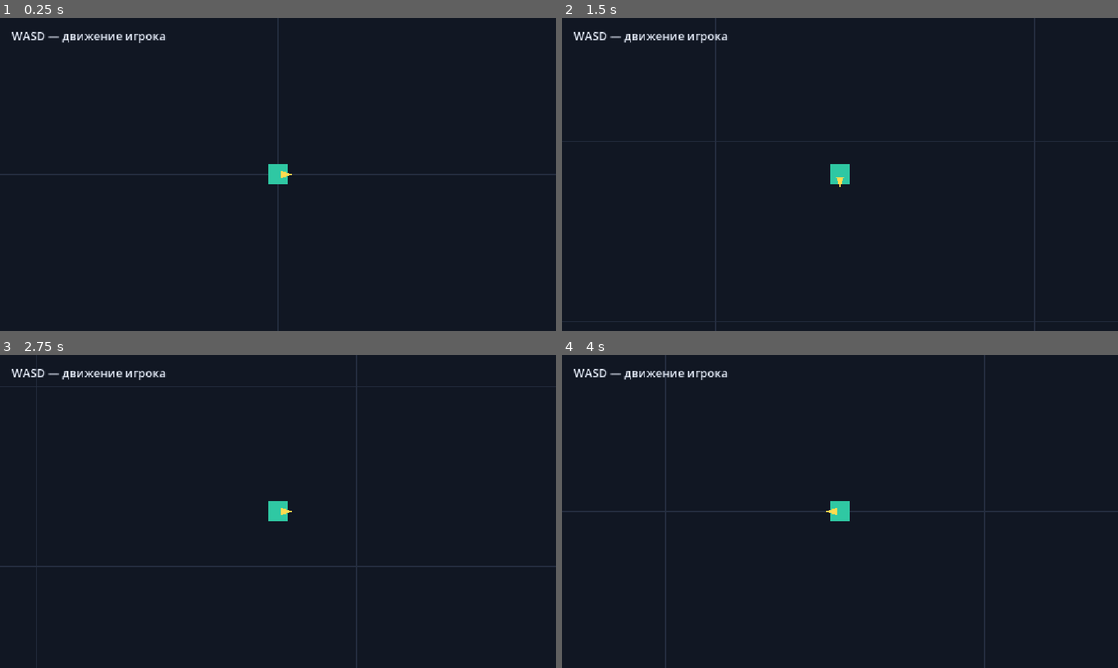
Above: before the commit, frames 1-4 (two rows, left to right).
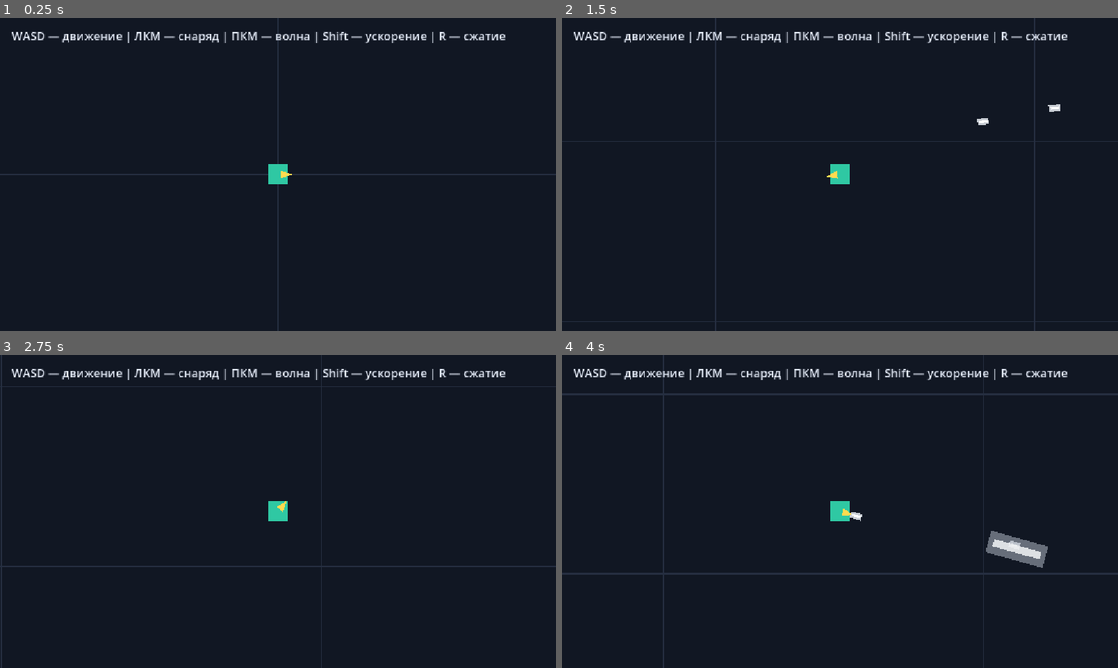
Above: after the commit, the same moments.

Repository: JLichiNus/Nelvar
Game: Godot game, scene res://test_world.tscn
Same seed, same stepped clock (60 frames per second), same inputs: the game is played once before the commit and once after it.
Inputs (mouse positions are in pixels of both pictures, inside the frame that each line leads up to):
- Up to frame 1 (0.25 s): no input
- Up to frame 2 (1.5 s): tap Enter at 0.5 s; move the mouse to (962, 158) at 0.52 s; press the mouse at (962, 158) at 0.53 s; hold D (move_right) 0.53-1.28 s; right-click (962, 158) at 0.8 s; move the mouse to (728, 190) at 1.27 s; release the mouse at (728, 190) at 1.28 s; hold S (move_down) from 1.28 s (still down); right-click (728, 190) at 1.35 s
- Up to frame 3 (2.75 s): tap R (special_compression, bound only after the commit) at 1.55, 2.1 s; move the mouse to (333, 442) at 2.02 s; release S (move_down) at 2.03 s; hold D (move_right) from 2.03 s (still down); tap Shift (speed_boost, bound only after the commit) at 2.3 s
- Up to frame 4 (4 s): tap Space at 2.75 s; move the mouse to (812, 574) at 2.77 s; release D (move_right) at 2.78 s; hold W (move_up) 2.78-3.53 s; tap Shift (speed_boost, bound only after the commit) at 2.85 s; click (812, 574) at 3.05 s; move the mouse to (1006, 558) at 3.52 s; press the mouse at (1006, 558) at 3.53 s; hold A (move_left) from 3.53 s (still down); right-click (1006, 558) at 3.8 s

The runs differ from the first frame. In frame 1, 0.9% of the frame differs, in the area x 22-91%, y 4-8%; in frame 2, 1.0%; in frame 3, 1.7%; in frame 4, 4.3%, in the area x 0-100%, y 0-100%.

Commit message:
raw attacks added

Diff:
--- /dev/null
+++ b/attacks/wind_compression/wind_compression.gd
@@ -0,0 +1,37 @@
+extends Node2D
+
+
+@export var wave_scene: PackedScene
+@export var side_offset: float = 180.0
+@export var duration: float = 0.65
+@export var fade_duration: float = 0.20
+
+
+func start_at(effect_point: Vector2, facing_direction: Vector2) -> void:
+	global_position = effect_point
+	if wave_scene == null:
+		push_warning("Не назначена сцена волны для R-сжатия.")
+		queue_free()
+		return
+
+	var facing := facing_direction.normalized()
+	if facing == Vector2.ZERO:
+		facing = Vector2.RIGHT
+	var perpendicular := facing.orthogonal()
+	for side: float in [-1.0, 1.0]:
+		var wave = wave_scene.instantiate()
+		get_parent().add_child(wave)
+		wave.set("travel_distance", side_offset)
+		wave.set("duration", duration)
+		wave.set("fade_duration", fade_duration)
+		var origin := effect_point + perpendicular * side_offset * side
+		wave.call("launch", origin, -perpendicular * side, false)
+
+	get_tree().create_timer(duration + 0.05).timeout.connect(queue_free)
+
+
+func start_compression(target: Node2D) -> void:
+	if not is_instance_valid(target):
+		queue_free()
+		return
+	start_at(target.global_position, Vector2.RIGHT)
--- /dev/null
+++ b/attacks/wind_compression/wind_compression.tscn
@@ -0,0 +1,8 @@
+[gd_scene load_steps=3 format=3]
+
+[ext_resource type="Script" path="res://attacks/wind_compression/wind_compression.gd" id="1_script"]
+[ext_resource type="PackedScene" path="res://attacks/wind_wave/wind_wave.tscn" id="2_wave"]
+
+[node name="WindCompression" type="Node2D"]
+script = ExtResource("1_script")
+wave_scene = ExtResource("2_wave")
--- /dev/null
+++ b/attacks/wind_projectile/wind_projectile.gd
@@ -0,0 +1,47 @@
+extends Area2D
+
+
+@export var speed: float = 900.0
+@export var damage: float = 5.0
+@export var lifetime: float = 2.5
+
+var direction := Vector2.RIGHT
+
+@onready var lifetime_timer: Timer = $Lifetime
+
+
+func _ready() -> void:
+	body_entered.connect(_on_body_entered)
+	area_entered.connect(_on_area_entered)
+	lifetime_timer.timeout.connect(queue_free)
+	lifetime_timer.start(lifetime)
+
+
+func launch(origin: Vector2, launch_direction: Vector2) -> void:
+	global_position = origin
+	if launch_direction.length_squared() > 0.0001:
+		direction = launch_direction.normalized()
+	rotation = direction.angle()
+
+
+func _physics_process(delta: float) -> void:
+	global_position += direction * speed * delta
+
+
+func _on_body_entered(body: Node) -> void:
+	_hit(body)
+
+
+func _on_area_entered(area: Area2D) -> void:
+	_hit(area)
+
+
+func _hit(target: Node) -> void:
+	var collision_object := target as CollisionObject2D
+	if (
+		collision_object != null
+		and collision_object.collision_layer & 8 != 0
+		and target.has_method("take_damage")
+	):
+		target.call("take_damage", damage)
+	queue_free()
--- /dev/null
+++ b/attacks/wind_projectile/wind_projectile.tscn
@@ -0,0 +1,27 @@
+[gd_scene load_steps=3 format=3]
+
+[ext_resource type="Script" path="res://attacks/wind_projectile/wind_projectile.gd" id="1_script"]
+
+[sub_resource type="RectangleShape2D" id="RectangleShape2D_projectile"]
+size = Vector2(20, 12)
+
+[node name="WindProjectile" type="Area2D"]
+collision_layer = 4
+collision_mask = 9
+monitoring = true
+monitorable = false
+script = ExtResource("1_script")
+
+[node name="Visual" type="Polygon2D" parent="."]
+polygon = PackedVector2Array(-10, -6, 10, -6, 10, 6, -10, 6)
+color = Color(0.85098, 0.870588, 0.898039, 0.92)
+
+[node name="Highlight" type="Polygon2D" parent="."]
+polygon = PackedVector2Array(-7, -2, 9, -2, 9, 2, -7, 2)
+color = Color(1, 1, 1, 1)
+
+[node name="CollisionShape2D" type="CollisionShape2D" parent="."]
+shape = SubResource("RectangleShape2D_projectile")
+
+[node name="Lifetime" type="Timer" parent="."]
+one_shot = true
--- /dev/null
+++ b/attacks/wind_wave/wind_wave.gd
@@ -0,0 +1,69 @@
+extends Area2D
+
+
+@export var travel_distance: float = 360.0
+@export var duration: float = 0.55
+@export var fade_duration: float = 0.20
+@export var start_size := Vector2(70.0, 24.0)
+@export var end_size := Vector2(180.0, 72.0)
+@export var damage: float = 8.0
+@export var knockback_force: float = 550.0
+
+var direction := Vector2.RIGHT
+var _hit_targets: Dictionary = {}
+
+
+func _ready() -> void:
+	body_entered.connect(_on_body_entered)
+	area_entered.connect(_on_area_entered)
+
+
+func launch(
+	origin: Vector2,
+	launch_direction: Vector2,
+	collision_enabled: bool = true
+) -> void:
+	global_position = origin
+	if launch_direction.length_squared() > 0.0001:
+		direction = launch_direction.normalized()
+	rotation = direction.angle()
+	monitoring = collision_enabled
+	monitorable = collision_enabled
+
+	var tween := create_tween().set_parallel(true)
+	tween.tween_property(
+		self,
+		"global_position",
+		origin + direction * travel_distance,
+		duration
+	).set_trans(Tween.TRANS_QUAD).set_ease(Tween.EASE_OUT)
+	tween.tween_property(self, "scale", end_size / start_size, duration)
+	tween.tween_property(
+		self,
+		"modulate:a",
+		0.0,
+		minf(fade_duration, duration)
+	).set_delay(maxf(duration - fade_duration, 0.0))
+	tween.chain().tween_callback(queue_free)
+
+
+func _on_body_entered(body: Node) -> void:
+	_hit(body)
+
+
+func _on_area_entered(area: Area2D) -> void:
+	_hit(area)
+
+
+func _hit(target: Node) -> void:
+	var collision_object := target as CollisionObject2D
+	if collision_object == null or collision_object.collision_layer & 8 == 0:
+		return
+	var target_id := target.get_instance_id()
+	if _hit_targets.has(target_id):
+		return
+	_hit_targets[target_id] = true
+	if target.has_method("take_damage"):
+		target.call("take_damage", damage)
+	if target.has_method("apply_knockback"):
+		target.call("apply_knockback", direction * knockback_force)
--- /dev/null
+++ b/attacks/wind_wave/wind_wave.tscn
@@ -0,0 +1,24 @@
+[gd_scene load_steps=3 format=3]
+
+[ext_resource type="Script" path="res://attacks/wind_wave/wind_wave.gd" id="1_script"]
+
+[sub_resource type="RectangleShape2D" id="RectangleShape2D_wave"]
+size = Vector2(70, 24)
+
+[node name="WindWave" type="Area2D"]
+collision_layer = 4
+collision_mask = 8
+monitoring = true
+monitorable = false
+script = ExtResource("1_script")
+
+[node name="Body" type="Polygon2D" parent="."]
+polygon = PackedVector2Array(-35, -12, 35, -12, 35, 12, -35, 12)
+color = Color(0.682353, 0.713726, 0.760784, 0.55)
+
+[node name="Core" type="Polygon2D" parent="."]
+polygon = PackedVector2Array(-29, -4, 29, -4, 29, 4, -29, 4)
+color = Color(0.952941, 0.956863, 0.964706, 0.85)
+
+[node name="CollisionShape2D" type="CollisionShape2D" parent="."]
+shape = SubResource("RectangleShape2D_wave")
--- a/player/player.gd
+++ b/player/player.gd
@@ -1,8 +1,62 @@
 extends CharacterBody2D
 
 
-@export var speed: float = 300.0
+enum SpeedBoostState { READY, ACTIVE, COOLDOWN }
 
+@export_category("Movement")
+@export var base_speed: float = 300.0
+@export var speed_boost_multiplier: float = 1.5
+@export var speed_boost_duration: float = 5.0
+@export var speed_boost_cooldown: float = 10.0
+
+@export_category("Attacks")
+@export var projectile_scene: PackedScene
+@export var wave_scene: PackedScene
+@export var compression_scene: PackedScene
+@export var primary_cooldown: float = 0.20
+@export var wave_cooldown: float = 0.80
+@export var compression_cooldown: float = 8.0
+@export var wave_spawn_distance: float = 53.0
+@export var compression_distance: float = 300.0
+
+var aim_direction := Vector2.RIGHT
+var _primary_cooldown_left := 0.0
+var _wave_cooldown_left := 0.0
+var _compression_cooldown_left := 0.0
+var _speed_boost_state := SpeedBoostState.READY
+
+@onready var aim_pivot: Node2D = $AimPivot
+@onready var projectile_spawn: Marker2D = $AimPivot/ProjectileSpawn
+@onready var boost_duration_timer: Timer = $BoostDuration
+@onready var boost_cooldown_timer: Timer = $BoostCooldown
+
+
+func _ready() -> void:
+	boost_duration_timer.timeout.connect(_on_boost_duration_timeout)
+	boost_cooldown_timer.timeout.connect(_on_boost_cooldown_timeout)
+
+
+func _process(delta: float) -> void:
+	_update_aim()
+	_primary_cooldown_left = maxf(_primary_cooldown_left - delta, 0.0)
+	_wave_cooldown_left = maxf(_wave_cooldown_left - delta, 0.0)
+	_compression_cooldown_left = maxf(_compression_cooldown_left - delta, 0.0)
+
+	if Input.is_action_pressed("attack_primary"):
+		_try_primary_attack()
+	if Input.is_action_just_pressed("attack_wave"):
+		_try_wave_attack()
+	if Input.is_action_just_pressed("speed_boost"):
+		_try_speed_boost()
+	if Input.is_action_just_pressed("special_compression"):
+		_try_compression()
+
+
+func _update_aim() -> void:
+	var mouse_offset := get_global_mouse_position() - global_position
+	if mouse_offset.length_squared() > 0.0001:
+		aim_direction = mouse_offset.normalized()
+		aim_pivot.rotation = aim_direction.angle()
 
 func _physics_process(_delta: float) -> void:
 	var direction := Input.get_vector(
@@ -12,8 +66,72 @@
 		"move_down"
 	)
 
-	velocity = direction * speed
+	var speed_multiplier := (
+		speed_boost_multiplier
+		if _speed_boost_state == SpeedBoostState.ACTIVE
+		else 1.0
+	)
+	velocity = direction * base_speed * speed_multiplier
 	move_and_slide()
 
-	if direction != Vector2.ZERO:
-		$DirectionIndicator.rotation = direction.angle()
+
+func _try_primary_attack() -> void:
+	if _primary_cooldown_left > 0.0:
+		return
+	var projectile := _instantiate_attack(projectile_scene, "ЛКМ-снаряд")
+	if projectile == null:
+		return
+	_primary_cooldown_left = primary_cooldown
+	projectile.call("launch", projectile_spawn.global_position, aim_direction)
+
+
+func _try_wave_attack() -> void:
+	if _wave_cooldown_left > 0.0:
+		return
+	var wave := _instantiate_attack(wave_scene, "ПКМ-волна")
+	if wave == null:
+		return
+	_wave_cooldown_left = wave_cooldown
+	var wave_origin := global_position + aim_direction * wave_spawn_distance
+	wave.call("launch", wave_origin, aim_direction)
+
+
+func _try_speed_boost() -> void:
+	if _speed_boost_state != SpeedBoostState.READY:
+		return
+	_speed_boost_state = SpeedBoostState.ACTIVE
+	boost_duration_timer.start(speed_boost_duration)
+
+
+func _try_compression() -> void:
+	if _compression_cooldown_left > 0.0:
+		return
+	var compression := _instantiate_attack(compression_scene, "R-сжатие")
+	if compression == null:
+		return
+	_compression_cooldown_left = compression_cooldown
+	var effect_point := global_position + aim_direction * compression_distance
+	compression.call("start_at", effect_point, aim_direction)
+
+
+func _instantiate_attack(scene: PackedScene, attack_name: String) -> Node:
+	if scene == null:
+		push_warning("Не назначена сцена атаки: %s." % attack_name)
+		return null
+	var attack := scene.instantiate()
+	var world := get_tree().current_scene
+	if world == null:
+		push_warning("Невозможно создать %s: текущая сцена отсутствует." % attack_name)
+		attack.free()
+		return null
+	world.add_child(attack)
+	return attack
+
+
+func _on_boost_duration_timeout() -> void:
+	_speed_boost_state = SpeedBoostState.COOLDOWN
+	boost_cooldown_timer.start(speed_boost_cooldown)
+
+
+func _on_boost_cooldown_timeout() -> void:
+	_speed_boost_state = SpeedBoostState.READY
--- a/player/player.tscn
+++ b/player/player.tscn
@@ -1,12 +1,20 @@
-[gd_scene load_steps=3 format=3 uid="uid://dcaj77phiguvn"]
+[gd_scene load_steps=6 format=3 uid="uid://dcaj77phiguvn"]
 
 [ext_resource type="Script" uid="uid://4psdfeenr6lm" path="res://player/player.gd" id="1_oul6g"]
+[ext_resource type="PackedScene" path="res://attacks/wind_projectile/wind_projectile.tscn" id="2_projectile"]
+[ext_resource type="PackedScene" path="res://attacks/wind_wave/wind_wave.tscn" id="3_wave"]
+[ext_resource type="PackedScene" path="res://attacks/wind_compression/wind_compression.tscn" id="4_compression"]
 
 [sub_resource type="RectangleShape2D" id="RectangleShape2D_player"]
 size = Vector2(36, 36)
 
 [node name="Player" type="CharacterBody2D" unique_id=120432351]
+collision_layer = 2
+collision_mask = 1
 script = ExtResource("1_oul6g")
+projectile_scene = ExtResource("2_projectile")
+wave_scene = ExtResource("3_wave")
+compression_scene = ExtResource("4_compression")
 
 [node name="Body" type="Polygon2D" parent="."]
 polygon = PackedVector2Array(-18, -18, 18, -18, 18, 18, -18, 18)
@@ -15,10 +23,25 @@
 [node name="CollisionShape2D" type="CollisionShape2D" parent="." unique_id=1764298744]
 shape = SubResource("RectangleShape2D_player")
 
-[node name="DirectionIndicator" type="Polygon2D" parent="."]
+[node name="AimPivot" type="Node2D" parent="."]
+
+[node name="DirectionIndicator" type="Polygon2D" parent="AimPivot"]
 polygon = PackedVector2Array(5, -7, 25, 0, 5, 7)
 color = Color(1, 0.862745, 0.313726, 1)
+
+[node name="ProjectileSpawn" type="Marker2D" parent="AimPivot"]
+position = Vector2(30, 0)
 
 [node name="Camera2D" type="Camera2D" parent="."]
 zoom = Vector2(1.15, 1.15)
 position_smoothing_enabled = false
+limit_left = 0
+limit_top = 0
+limit_right = 3456
+limit_bottom = 1944
+
+[node name="BoostDuration" type="Timer" parent="."]
+one_shot = true
+
+[node name="BoostCooldown" type="Timer" parent="."]
+one_shot = true
--- a/project.godot
+++ b/project.godot
@@ -44,6 +44,33 @@
 "events": [Object(InputEventKey,"resource_local_to_scene":false,"resource_name":"","device":-1,"window_id":0,"alt_press …(192 unchanged characters)…
 ]
 }
+attack_primary={
+"deadzone": 0.5,
+"events": [Object(InputEventMouseButton,"resource_local_to_scene":false,"resource_name":"","device":-1,"window_id":0,"alt_pressed":false,"shift_pressed":false,"ctrl_pressed":false,"meta_pressed":false,"button_mask":1,"position":Vector2(0, 0),"global_position":Vector2(0, 0),"factor":1.0,"button_index":1,"canceled":false,"pressed":false,"double_click":false,"script":null)
+]
+}
+attack_wave={
+"deadzone": 0.5,
+"events": [Object(InputEventMouseButton,"resource_local_to_scene":false,"resource_name":"","device":-1,"window_id":0,"alt_pressed":false,"shift_pressed":false,"ctrl_pressed":false,"meta_pressed":false,"button_mask":2,"position":Vector2(0, 0),"global_position":Vector2(0, 0),"factor":1.0,"button_index":2,"canceled":false,"pressed":false,"double_click":false,"script":null)
+]
+}
+speed_boost={
+"deadzone": 0.5,
+"events": [Object(InputEventKey,"resource_local_to_scene":false,"resource_name":"","device":-1,"window_id":0,"alt_pressed":false,"shift_pressed":false,"ctrl_pressed":false,"meta_pressed":false,"pressed":false,"keycode":0,"physical_keycode":4194325,"key_label":0,"unicode":0,"location":0,"echo":false,"script":null)
+]
+}
+special_compression={
+"deadzone": 0.5,
+"events": [Object(InputEventKey,"resource_local_to_scene":false,"resource_name":"","device":-1,"window_id":0,"alt_pressed":false,"shift_pressed":false,"ctrl_pressed":false,"meta_pressed":false,"pressed":false,"keycode":0,"physical_keycode":82,"key_label":0,"unicode":114,"location":0,"echo":false,"script":null)
+]
+}
+
+[layer_names]
+
+2d_physics/layer_1="World"
+2d_physics/layer_2="Player"
+2d_physics/layer_3="PlayerAttacks"
+2d_physics/layer_4="Enemies"
 
 [physics]
 
--- a/test_world.tscn
+++ b/test_world.tscn
@@ -1,6 +1,12 @@
-[gd_scene load_steps=2 format=3]
+[gd_scene load_steps=4 format=3]
 
 [ext_resource type="PackedScene" path="res://player/player.tscn" id="1_player"]
+
+[sub_resource type="RectangleShape2D" id="RectangleShape2D_horizontal_boundary"]
+size = Vector2(3520, 32)
+
+[sub_resource type="RectangleShape2D" id="RectangleShape2D_vertical_boundary"]
+size = Vector2(32, 1944)
 
 [node name="TestWorld" type="Node2D"]
 
@@ -68,6 +74,26 @@
 polygon = PackedVector2Array(-50, -50, 50, -50, 50, 50, -50, 50)
 color = Color(0.505882, 0.25098, 0.321569, 1)
 
+[node name="WorldBoundaries" type="StaticBody2D" parent="."]
+collision_layer = 1
+collision_mask = 0
+
+[node name="Top" type="CollisionShape2D" parent="WorldBoundaries"]
+position = Vector2(1728, -16)
+shape = SubResource("RectangleShape2D_horizontal_boundary")
+
+[node name="Bottom" type="CollisionShape2D" parent="WorldBoundaries"]
+position = Vector2(1728, 1960)
+shape = SubResource("RectangleShape2D_horizontal_boundary")
+
+[node name="Left" type="CollisionShape2D" parent="WorldBoundaries"]
+position = Vector2(-16, 972)
+shape = SubResource("RectangleShape2D_vertical_boundary")
+
+[node name="Right" type="CollisionShape2D" parent="WorldBoundaries"]
+position = Vector2(3472, 972)
+shape = SubResource("RectangleShape2D_vertical_boundary")
+
 [node name="Player" parent="." instance=ExtResource("1_player")]
 position = Vector2(1728, 972)
 
@@ -80,4 +106,4 @@
 offset_bottom = 56.0
 theme_override_colors/font_color = Color(0.921569, 0.94902, 1, 1)
 theme_override_font_sizes/font_size = 24
-text = "WASD — движение игрока"
+text = "WASD — движение | ЛКМ — снаряд | ПКМ — волна | Shift — ускорение | R — сжатие"
Not shown, added: attacks/wind_compression/wind_compression.gd.uid
Not shown, added: attacks/wind_projectile/wind_projectile.gd.uid
Not shown, added: attacks/wind_wave/wind_wave.gd.uid
Not shown, added: .cursor/plans/player-attacks-plan.plan.md
